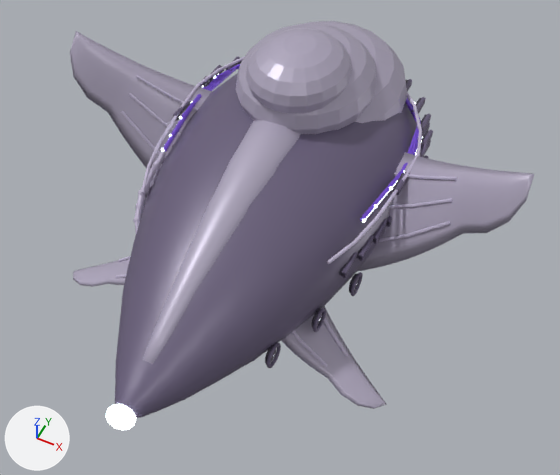
A saved change to the glTF model public/assets/ships/beautiful/heavy/lod0.glb.
The view is the same before and after, from a 50 mm lens placed at (7.53, -14.12, 15.94), pointed at (0.81, -0.68, -0.86). Lighting does not change. The marker at lower left points along +X, +Y and +Z. The picture after the commit comes second. Where no turn or scale is listed for an object, it has been applied to the vertices. Vertices at exactly the same position are counted once.

Names of what the first picture shows: 'RIMWARD_EMISSIVE', 'RIMWARD_ENGINE_GLOW', 'RIMWARD_HULL'.
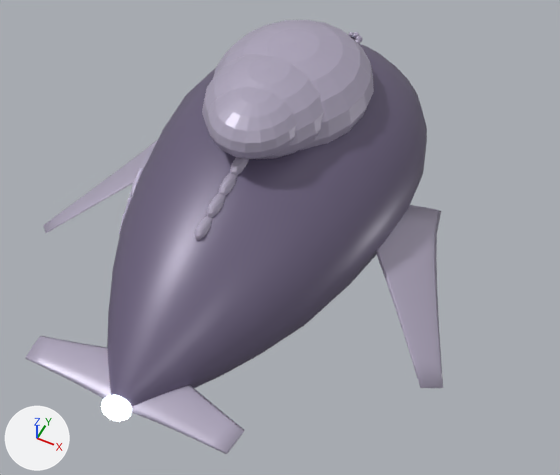
Patch to the scene script:
```diff
--- a/public/assets/ships/beautiful/heavy/lod0.glb.py
+++ b/public/assets/ships/beautiful/heavy/lod0.glb.py
@@ me_sphere_005 @@
 # used by ob_rimward_emissive; parent = ob_rimward_ship_root; location = (0.00666, 1.911, -1.478); scale = (5.97, 5.97, 5.97)
-me_sphere_005.from_pydata(...)  # 4476 vertices, 8528 faces; spans x -0.62..0.62, y -1.0..1.0, z -0.39..0.39
+me_sphere_005.from_pydata(...)  # 116 vertices, 224 faces; spans x -0.08..0.08, y -0.94..0.94, z -1.0..1.0
+# me_sphere_005 part 1: 2504 vertices removed from x -0.6..0.62, y -1.0..0.96, z -0.03..0.39
+# other edits to the shape of me_sphere_005 do not show in these pictures
 me_sphere_005.materials.append(mat_rimward_emissive)
@@ me_heavy_body @@
 # used by ob_rimward_hull; parent = ob_rimward_ship_root; location = (0.0, 0.221, 0.005); scale = (7.67, 7.67, 7.67)
-me_heavy_body.from_pydata(...)  # 7414 vertices, 13804 faces; spans x -0.91..0.91, y -1.0..1.0, z -0.5..0.5
+me_heavy_body.from_pydata(...)  # 3072 vertices, 6028 faces; spans x -0.85..0.85, y -1.0..1.0, z -0.52..0.52
+# me_heavy_body part 2: a new loose piece, a UV sphere (12 segments, 8 rings, poles along z) spanning x -0.024..0.024, y -0.253..-0.115, z 0.251..0.32, in mat_rimward_hull
+# me_heavy_body part 3: a new loose piece, a UV sphere (12 segments, 8 rings, poles along z) spanning x -0.023..0.023, y -0.332..-0.201, z 0.228..0.294, in mat_rimward_hull
+# me_heavy_body part 4: a new loose piece, a UV sphere (12 segments, 8 rings, poles along z) spanning x -0.022..0.022, y -0.412..-0.287, z 0.209..0.272, in mat_rimward_hull
+# me_heavy_body part 5: a new loose piece, a UV sphere (12 segments, 8 rings, poles along z) spanning x -0.021..0.021, y -0.492..-0.374, z 0.185..0.244, in mat_rimward_hull
+# me_heavy_body part 6: a new loose piece, a UV sphere (20 segments, 10 rings, poles along z) spanning x -0.28..0.28, y -0.12..0.53, z 0.16..0.52, in mat_rimward_hull
+# me_heavy_body part 7: a new loose piece, a UV sphere (20 segments, 10 rings, poles along z) spanning x -0.23..0.21, y -0.21..0.3, z 0.24..0.52, in mat_rimward_hull
+# me_heavy_body part 8: a new loose piece, a UV sphere (20 segments, 10 rings, poles along z) spanning x -0.16..0.16, y -0.26..0.11, z 0.3..0.51, in mat_rimward_hull
+# me_heavy_body part 9: the loose piece of 24 vertices spanning x -0.43..-0.39, y -0.28..-0.17, z -0.04..0.03 is multiplied about its middle by the matrix ((1.263, -0.128, -0.038), (0.133, 1.193, 0.415), (-0.006, -0.417, 1.2)), then moved by (0.01, -0.08, 0.03)
+# me_heavy_body part 10: the loose piece of 16 vertices spanning x -0.39..-0.34, y -0.39..-0.33, z -0.08..-0.03 is scaled about its middle by (0.796, 1.48, 0.637), then moved by (-0.01, -0.04, 0.06)
+# me_heavy_body part 11: the loose piece of 58 vertices spanning x -0.42..-0.39, y -0.27..-0.24, z 0.0..0.03 is moved by (-0.02, 0.02, 0.03)
+# me_heavy_body part 12: the loose piece of 58 vertices spanning x -0.41..-0.38, y -0.31..-0.28, z -0.03..0.01 is moved by (-0.01, 0.0, 0.04)
+# me_heavy_body part 13: the loose piece of 272 vertices spanning x -0.48..0.49, y -1.0..1.0, z -0.41..0.28 is rebuilt with 448 vertices and now spans x -0.5..0.5, y -0.98..1.0, z -0.37..0.37
+# me_heavy_body part 14: a new loose piece of 190 vertices spanning x -0.38..0.38, y -1.0..-0.77, z -0.07..-0.04, in mat_rimward_hull
+# me_heavy_body part 15: a new loose piece of 96 vertices spanning x 0.31..0.85, y -0.4..0.31, z -0.27..0.04, in mat_rimward_hull
+# me_heavy_body part 16: a new loose piece of 96 vertices spanning x -0.85..-0.31, y -0.4..0.31, z -0.27..0.04, in mat_rimward_hull
+# me_heavy_body part 17: 264 loose pieces with 6496 vertices, spanning x -0.69..0.69, y -0.85..0.99, z -0.5..0.5, are deleted
+# me_heavy_body part 18: 1 vertex moved within x -0.43, y -0.17, z 0.07; 488 vertices removed from x -0.91..0.91, y -0.17..0.44, z -0.49..0.36; 100 vertices added at x -0.45..0.16, y -0.24..0.39, z -0.52..0.07
+# other edits to the shape of me_heavy_body do not show in these pictures
 me_heavy_body.materials.append(mat_rimward_hull)
@@ ob_rimward_engine_glow @@
 ob_rimward_engine_glow = bpy.data.objects.new('RIMWARD_ENGINE_GLOW', me_sphere_095)
-ob_rimward_engine_glow.location = (0.01, -7.58, -0.8)
+ob_rimward_engine_glow.location = (0.0, -7.62, -0.31)
@@ ob_rimward_hull @@
 ob_rimward_hull.parent = ob_rimward_ship_root
-ob_rimward_hull.location = (0.0, 0.221, 0.005)
-ob_rimward_hull.scale = (7.67, 7.67, 7.67)
+ob_rimward_hull.location = (0.0, 0.147, 0.0)
+ob_rimward_hull.scale = (7.78, 7.78, 7.78)
```

What differs and where, as boxes (x1, y1, x2, y2) in the pictures (560 x 475 px; the box of a moved part takes in the faces that stretch with it):
'RIMWARD_HULL', reshaped, moved, rescaled (10% narrower, 9% taller): before (70, 21, 534, 418); after (25, 20, 443, 454)
'RIMWARD_ENGINE_GLOW', moved: before (105, 404, 137, 431); after (101, 394, 132, 422)
part 1 of me_sphere_005, deleted: before (161, 76, 422, 356)
part 2 of me_heavy_body, added: after (230, 157, 249, 175)
part 3 of me_heavy_body, added: after (218, 173, 238, 196)
part 4 of me_heavy_body, added: after (206, 193, 226, 217)
part 5 of me_heavy_body, added: after (194, 216, 212, 241)
part 6 of me_heavy_body, added: after (214, 20, 374, 150)
part 7 of me_heavy_body, added: after (202, 55, 324, 159)
part 8 of me_heavy_body, added: after (207, 86, 297, 159)
part 9 of me_heavy_body, moved or reshaped: before (144, 179, 151, 203); after (124, 185, 136, 213)
part 10 of me_heavy_body, moved or reshaped: before (135, 221, 140, 233); after (119, 218, 124, 234)
part 11 of me_heavy_body, moved or reshaped: before (138, 189, 146, 196); after (132, 181, 138, 186)
part 12 of me_heavy_body, moved or reshaped: before (135, 203, 143, 209); after (127, 197, 132, 202)
part 13 of me_heavy_body, rebuilt: before (115, 73, 417, 418); after (107, 44, 427, 406)
part 14 of me_heavy_body, added: after (25, 336, 245, 454)
part 15 of me_heavy_body, added: after (376, 205, 443, 388)
part 16 of me_heavy_body, added: after (44, 140, 158, 233)
part 17 of me_heavy_body, deleted: before (73, 21, 457, 409)
part 18 of me_heavy_body, cut back (mostly hidden afterwards): before (70, 31, 534, 271); after (135, 168, 143, 181)
